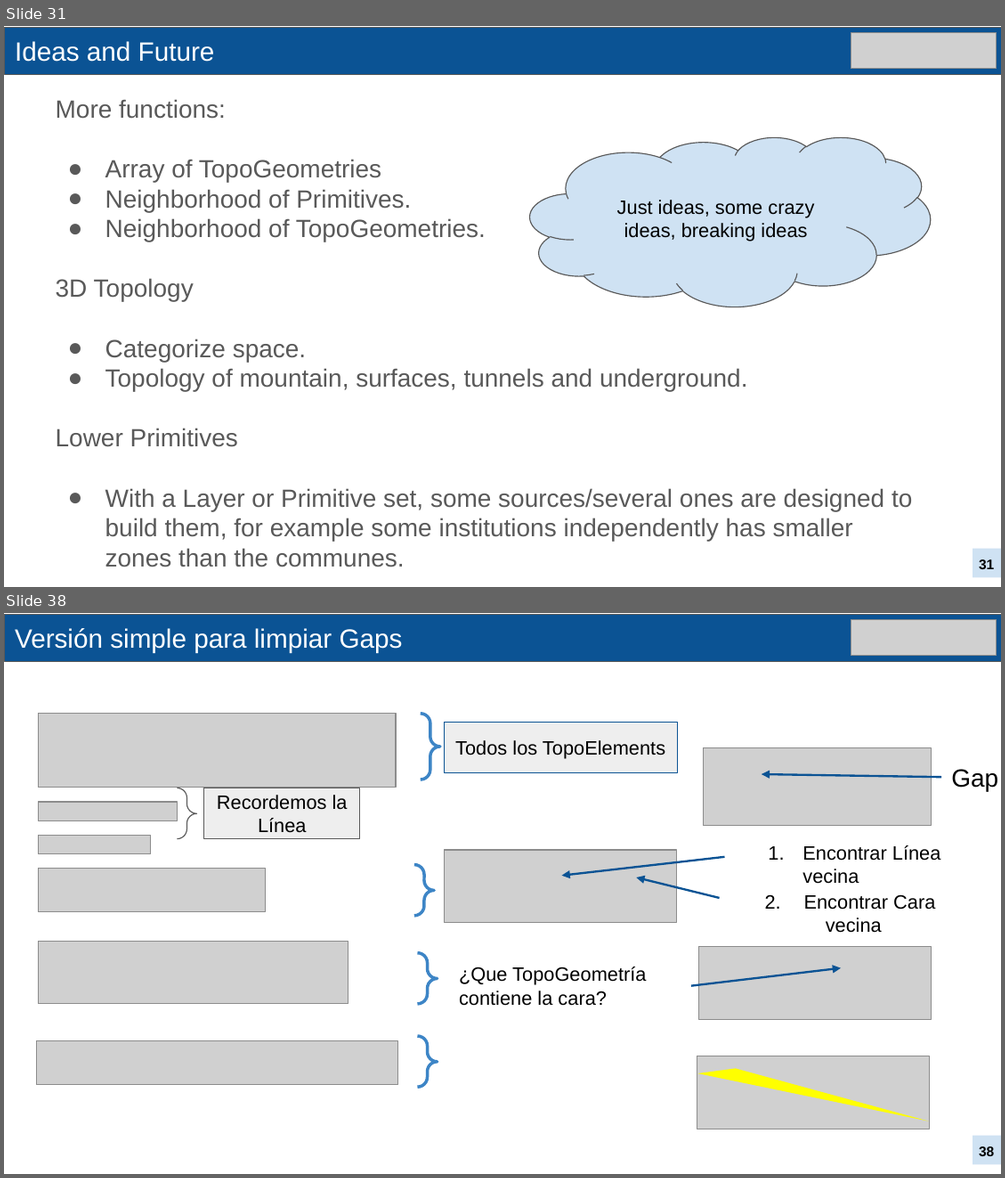
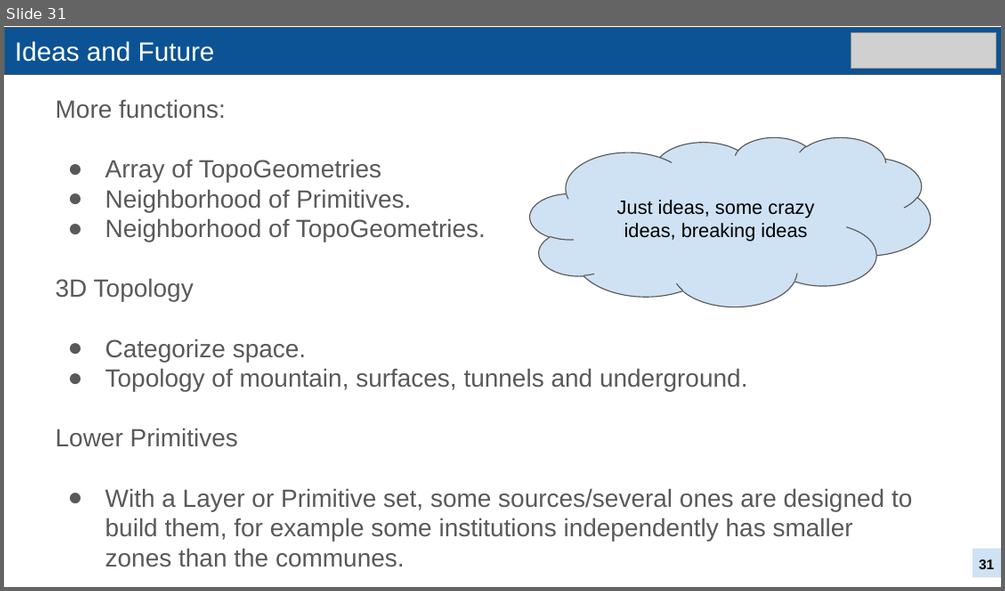
Before and after one commit to CIT-UAI/postgis_topology, a slide deck: Talk Presentation.pptx. Shown one above the other, each under a label of ours: slides 31 and 38 before the commit, slide 31 after it; the slides between them are not shown. The pictures are 1005x1178 and 1005x591 pixels, drawn with LibreOffice and Linux fonts; fonts in the diff are those of the drawing; grey boxes stand for pictures. Boxes give left, top, right and bottom in pixels: in the first picture for what was removed or moved away, otherwise in the second. Text is boxed around its words. In the diff, an @@ line names an element or a change of style, - is before the commit and + after.

```diff
--- a/Talk Presentation.pptx
+++ b/Talk Presentation.pptx
@@ slide 38 removed at (4,613,1001,1174), background #FFFFFF @@
@@ rectangle removed at (5,615,1001,662) @@
@@ title removed at (15,628,403,653) @@
-Versión simple para limpiar Gaps
@@ picture removed at (851,619,997,655) @@
@@ picture removed at (38,714,396,787) @@
@@ right brace removed at (421,714,441,779) @@
@@ rectangle removed at (444,722,677,772) @@
-Todos los TopoElements
@@ picture removed at (704,748,931,826) @@
@@ text removed at (951,769,998,791) @@
-Gap
@@ right brace removed at (178,787,197,838) @@
@@ rectangle removed at (204,787,360,838) @@
-Recordemos la Línea
@@ arrow removed from (941, 777) to (761, 774) @@
@@ picture removed at (38,802,177,820) @@
@@ picture removed at (38,835,151,854) @@
@@ picture removed at (444,849,676,922) @@
@@ text removed at (802,845,941,884) @@
-1. Encontrar Línea vecina
@@ picture removed at (38,868,265,912) @@
@@ right brace removed at (414,864,435,915) @@
@@ arrow removed from (725, 857) to (561, 876) @@
@@ arrow removed from (719, 898) to (636, 877) @@
@@ text removed at (765,894,935,933) @@
-2. Encontrar Cara vecina
@@ picture removed at (38,941,348,1004) @@
@@ right brace removed at (418,953,437,1004) @@
@@ picture removed at (699,947,931,1020) @@
@@ text removed at (459,966,646,1005) @@
-¿Que TopoGeometría contiene la cara?
@@ arrow removed from (691, 986) to (841, 968) @@
@@ right brace removed at (418,1036,437,1086) @@
@@ picture removed at (36,1040,397,1085) @@
@@ picture removed at (696,1055,929,1128) @@
@@ triangle removed at (698,1061,930,1121) @@
@@ rectangle removed at (973,1135,1001,1164) @@
@@ page number removed at (979,1146,994,1156) @@
-38
```
Also in this commit, not shown: 14 other slides removed.
